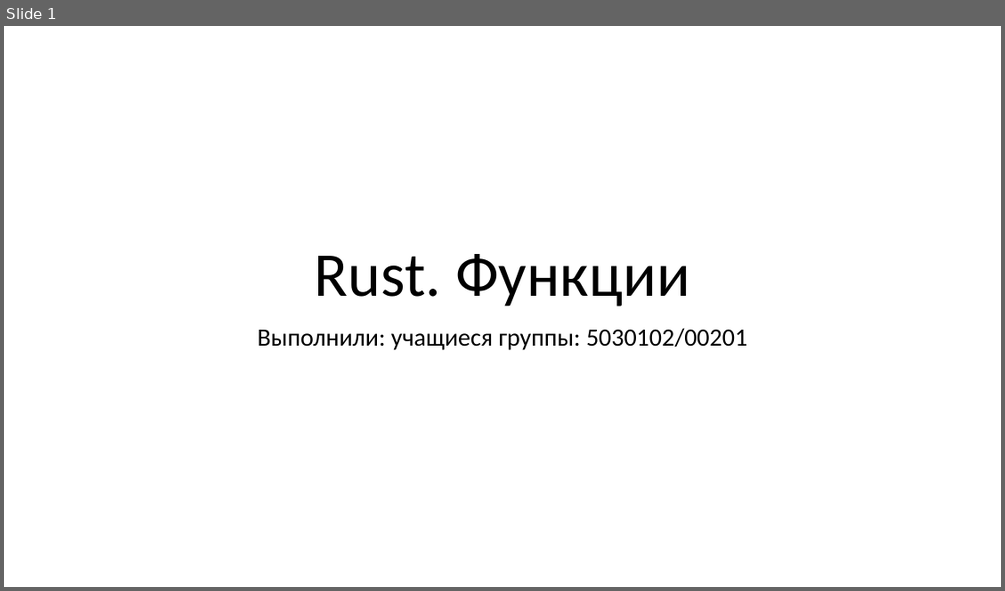
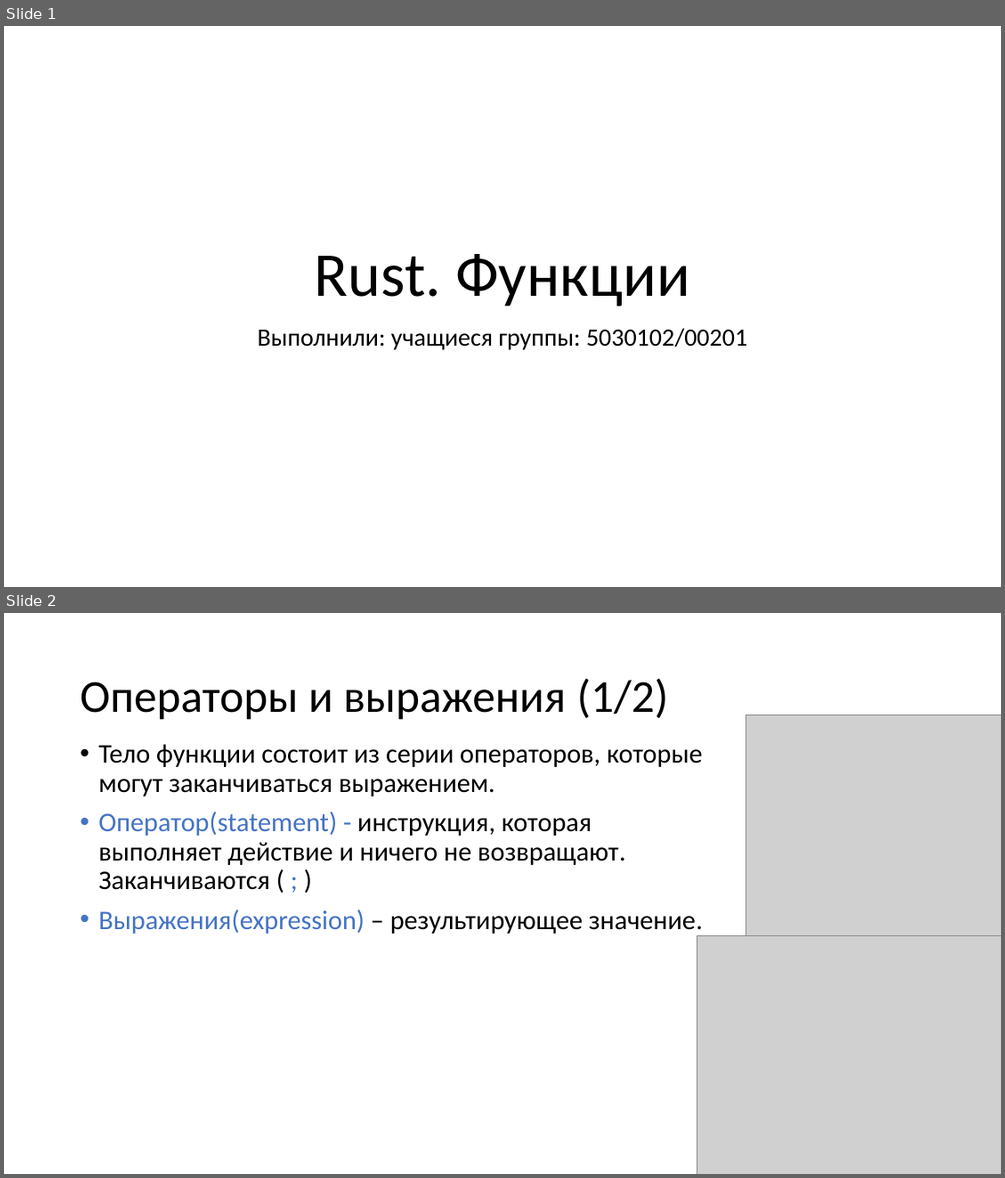
Before and after one commit to Katalien/New-programming-languages, a slide deck: reports/functions/functions.pptx. Shown one above the other, each under a label of ours: slide 1 before the commit, slides 1 and 2 after it. The pictures are 1005x591 and 1005x1178 pixels, drawn with LibreOffice and Linux fonts; fonts in the diff are those of the drawing; grey boxes stand for pictures. Boxes give left, top, right and bottom in pixels: in the first picture for what was removed or moved away, otherwise in the second. Text is boxed around its words. In the diff, an @@ line names an element or a change of style, - is before the commit and + after.

```diff
--- a/reports/functions/functions.pptx
+++ b/reports/functions/functions.pptx
@@ slide 2 added at [4, 613, 1001, 1174], background #FFFFFF @@
@@ title added at [80, 678, 669, 720], 44 pt, text #000000 @@
+Операторы и выражения (1/2)
@@ picture added at [746, 714, 1001, 952] @@
@@ text added at [98, 744, 703, 933], 25.9 pt, text #000000 @@
+• Тело функции состоит из серии операторов, которые могут заканчиваться выражением.
+• Оператор(statement) - инструкция, которая выполняет действие и ничего не возвращают. Заканчиваются ( ; )
+• Выражения(expression) – результирующее значение.
@@ picture added at [697, 936, 1001, 1174] @@
```
Also in this commit, not shown: 2 slides changed, 10 other slides added, 3 slides removed, 2 other files.
